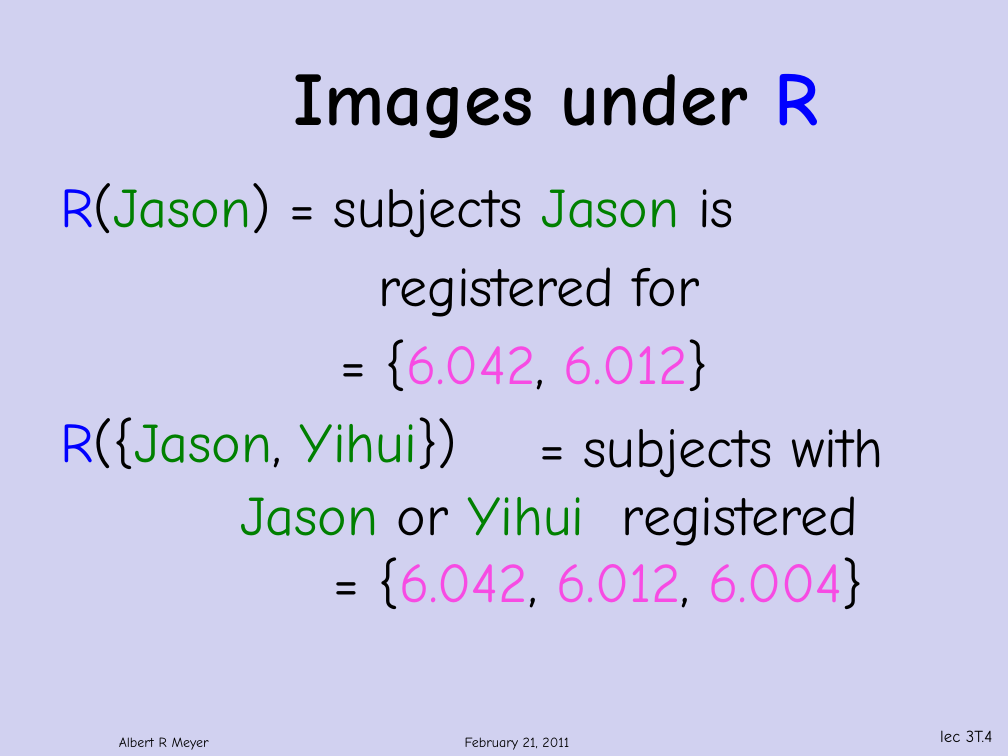
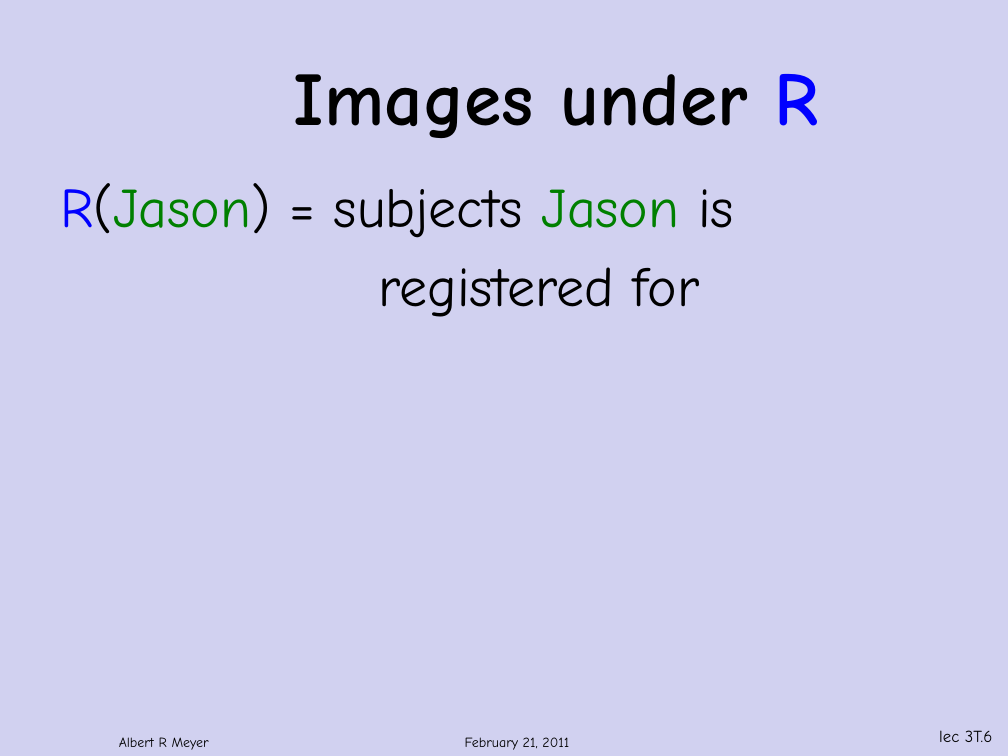
Before and after one commit to armeyer/mcs_web, a slide deck: slide 6 of spring12/slidesS12/relations.pptx (slide 4 before the commit). Drawn at 1008x756 pixels with LibreOffice and Linux fonts; fonts in the diff are those of the drawing; background and template pictures are left out. Boxes give left, top, right and bottom in pixels: in the first picture for what was removed or moved away, otherwise in the second. Text is boxed around its words. In the diff, an @@ line names an element or a change of style, - is before the commit and + after.

```diff
--- a/spring12/slidesS12/relations.pptx
+++ b/spring12/slidesS12/relations.pptx
@@ text at box(60, 339, 708, 469): paragraphs removed @@
-= {6.042, 6.012}
-R({Jason, Yihui})
@@ text removed at box(240, 429, 883, 609) @@
-= subjects with
-Jason or Yihui registered
-= {6.042, 6.012, 6.004}
@@ page number at box(939, 730, 992, 742): text changed @@
-lec 3T.4
+lec 3T.6
```
Also in this commit, not shown: 25 other slides changed, 16 slides added, 15 slides removed.
